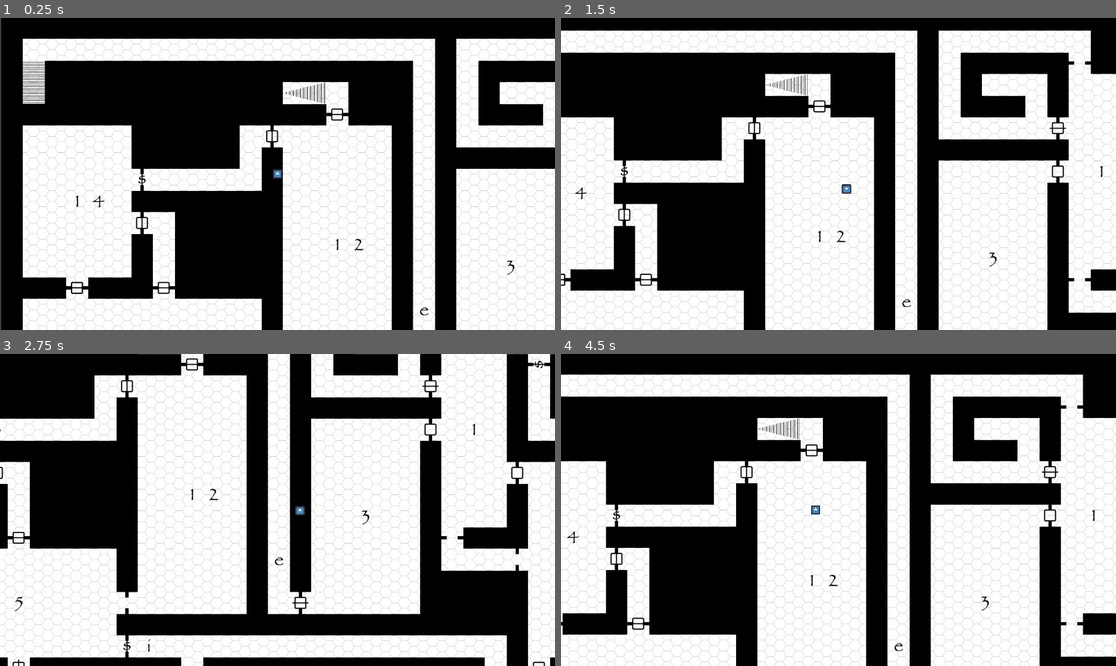
Above: before the commit, frames 1-4 (two rows, left to right).
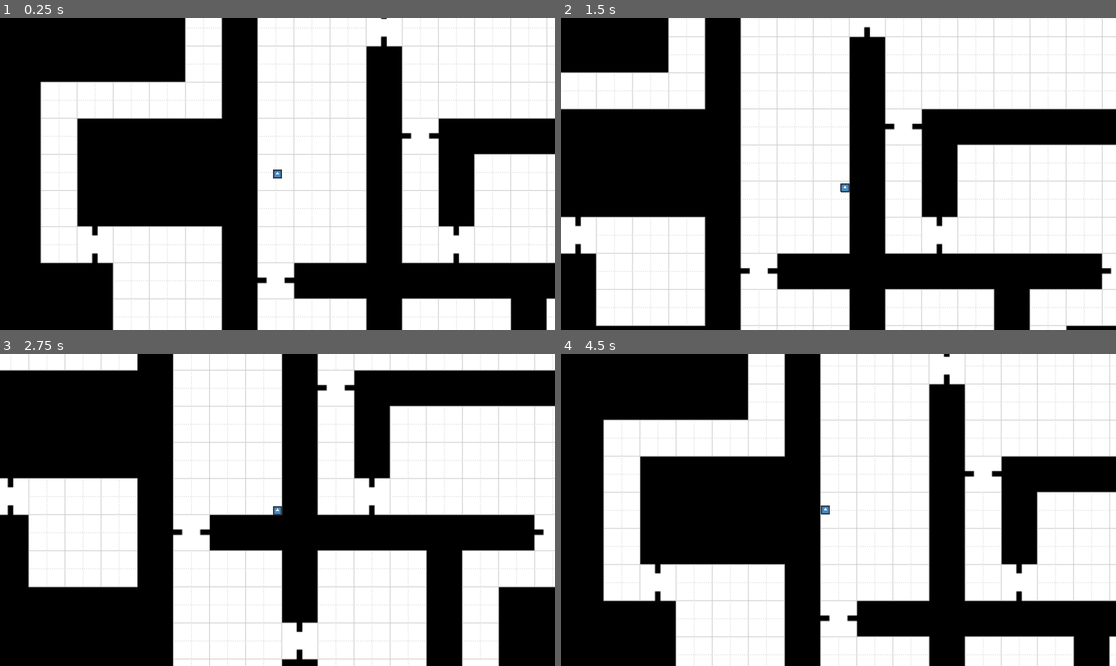
Above: after the commit, the same moments.

Repository: Lexxn0x3/Dungeons_and_Dragons
Game: Godot game, scene res://Main.tscn
Same seed, same stepped clock (60 frames per second), same inputs: the game is played once before the commit and once after it. The engine's default icon, where the game draws it, is replaced by a stand-in: a white triangle on a blue panel in a dark square.
Inputs:
- Up to frame 1 (0.25 s): no input
- Up to frame 2 (1.5 s): tap Enter at 0.5 s; hold Right (ui_right) 0.53-1.28 s; hold Down (ui_down) from 1.28 s (still down)
- Up to frame 3 (2.75 s): release Down (ui_down) at 2.03 s; hold Right (ui_right) from 2.03 s (still down)
- Up to frame 4 (4.5 s): release Right (ui_right) at 2.78 s; hold Up (ui_up) 2.78-3.53 s; hold Left (ui_left) from 3.53 s (still down)

The runs differ from the first frame. In frame 1, 51% of the frame differs, in the area x 0-100%, y 0-100%; in frame 2, 52%; in frame 3, 52%; in frame 4, 60%.

Commit message:
0.0.3

Diff:
--- a/Game GoDot/Main.tscn
+++ b/Game GoDot/Main.tscn
@@ -1,17 +1,19 @@
-[gd_scene load_steps=4 format=2]
+[gd_scene load_steps=5 format=2]
 
-[ext_resource path="res://Player.tscn" type="PackedScene" id=1]
+[ext_resource path="res://Maps/The Dark Pit of Gothmog of Udun/The Dark Pit of Gothmog of Udun.tscn" type="PackedScene" id=1]
 [ext_resource path="res://Maps/The Warrens of Tenebrous/The Warrens of Tenebrous.tscn" type="PackedScene" id=2]
 [ext_resource path="res://Main.gd" type="Script" id=3]
+[ext_resource path="res://Player/Player.tscn" type="PackedScene" id=4]
 
 [node name="Main" type="Node"]
 script = ExtResource( 3 )
 
-[node name="Player" parent="." instance=ExtResource( 1 )]
-z_index = 1
+[node name="Map" parent="." instance=ExtResource( 2 )]
+visible = false
 
-[node name="Node2D" parent="." instance=ExtResource( 2 )]
-position = Vector2( 719.01, 1606.21 )
-scale = Vector2( 1.5, 1.5 )
+[node name="Player2" parent="." instance=ExtResource( 4 )]
+position = Vector2( 962.488, 538.394 )
+z_index = 100
+speed = 400
 
-[node name="BlackScreen" type="Node2D" parent="."]
+[node name="The Dark Pit of Gothmog of Udun" parent="." instance=ExtResource( 1 )]
--- /dev/null
+++ b/Game GoDot/Maps/The Dark Pit of Gothmog of Udun/The Dark Pit of Gothmog of Udun.tscn
@@ -0,0 +1,85 @@
+[gd_scene load_steps=9 format=2]
+
+[ext_resource path="res://Maps/The Dark Pit of Gothmog of Udun/The Dark Pit of Gothmog of Udun 01 (player) (1).png" type="Texture" id=1]
+
+[sub_resource type="LargeTexture" id=1]
+
+[sub_resource type="RectangleShape2D" id=2]
+extents = Vector2( 127.757, 10 )
+
+[sub_resource type="RectangleShape2D" id=3]
+extents = Vector2( 342.228, 10 )
+
+[sub_resource type="RectangleShape2D" id=4]
+extents = Vector2( 667.237, 10 )
+
+[sub_resource type="RectangleShape2D" id=5]
+extents = Vector2( 55.9791, 10 )
+
+[sub_resource type="RectangleShape2D" id=6]
+extents = Vector2( 137.426, 10 )
+
+[sub_resource type="RectangleShape2D" id=7]
+extents = Vector2( 57.309, 10 )
+
+[node name="The Dark Pit of Gothmog of Udun" type="Sprite"]
+texture = SubResource( 1 )
+
+[node name="Map PNG" type="Sprite" parent="."]
+position = Vector2( 956.744, 533.067 )
+scale = Vector2( 2.5, 2.5 )
+texture = ExtResource( 1 )
+
+[node name="StaticBody2D" type="StaticBody2D" parent="."]
+
+[node name="CollisionShape2D" type="CollisionShape2D" parent="StaticBody2D"]
+position = Vector2( 1147.98, 857.21 )
+shape = SubResource( 2 )
+
+[node name="CollisionShape2D2" type="CollisionShape2D" parent="StaticBody2D"]
+position = Vector2( 968.025, -544.022 )
+shape = SubResource( 3 )
+
+[node name="CollisionShape2D6" type="CollisionShape2D" parent="StaticBody2D"]
+position = Vector2( 1611.08, -36.0367 )
+shape = SubResource( 3 )
+
+[node name="CollisionShape2D12" type="CollisionShape2D" parent="StaticBody2D"]
+position = Vector2( 1613.24, -146.119 )
+shape = SubResource( 3 )
+
+[node name="CollisionShape2D7" type="CollisionShape2D" parent="StaticBody2D"]
+position = Vector2( 1860.67, 351.559 )
+shape = SubResource( 3 )
+
+[node name="CollisionShape2D8" type="CollisionShape2D" parent="StaticBody2D"]
+position = Vector2( 885.09, 268.605 )
+rotation = 1.5708
+shape = SubResource( 4 )
+
+[node name="CollisionShape2D9" type="CollisionShape2D" parent="StaticBody2D"]
+position = Vector2( 1280.55, 763.924 )
+rotation = 1.5708
+shape = SubResource( 4 )
+
+[node name="CollisionShape2D10" type="CollisionShape2D" parent="StaticBody2D"]
+position = Vector2( 1280.55, -95.6987 )
+rotation = 1.5708
+shape = SubResource( 5 )
+
+[node name="CollisionShape2D11" type="CollisionShape2D" parent="StaticBody2D"]
+position = Vector2( 1276.23, -428.103 )
+rotation = 1.5708
+shape = SubResource( 6 )
+
+[node name="CollisionShape2D3" type="CollisionShape2D" parent="StaticBody2D"]
+position = Vector2( 827.725, -397.246 )
+shape = SubResource( 7 )
+
+[node name="CollisionShape2D4" type="CollisionShape2D" parent="StaticBody2D"]
+position = Vector2( 1321.03, -285.665 )
+shape = SubResource( 7 )
+
+[node name="CollisionShape2D5" type="CollisionShape2D" parent="StaticBody2D"]
+position = Vector2( 1326.9, 101.93 )
+shape = SubResource( 7 )
--- a/Game GoDot/Maps/The Warrens of Tenebrous/The Warrens of Tenebrous.tscn
+++ b/Game GoDot/Maps/The Warrens of Tenebrous/The Warrens of Tenebrous.tscn
@@ -3,31 +3,49 @@
 [ext_resource path="res://Maps/The Warrens of Tenebrous/The Warrens of Tenebrous Death 01.png" type="Texture" id=1]
 
 [sub_resource type="RectangleShape2D" id=1]
-extents = Vector2( 24.4364, 9.10339 )
+extents = Vector2( 100.076, 10 )
 
-[sub_resource type="Gradient" id=2]
-offsets = PoolRealArray( 0.011976, 0.556886, 1 )
-colors = PoolColorArray( 1, 0, 0, 1, 1, 0, 0, 1, 1, 0, 0, 1 )
+[sub_resource type="RectangleShape2D" id=2]
+extents = Vector2( 150.236, 10 )
 
-[sub_resource type="GradientTexture" id=3]
-gradient = SubResource( 2 )
+[sub_resource type="RectangleShape2D" id=3]
+extents = Vector2( 283.302, 10 )
 
-[node name="Node2D" type="Node2D"]
+[node name="The Warrens of Tenebrous Death 01" type="Node2D"]
 
-[node name="The Warrens of Tenebrous Death 01" type="Sprite" parent="."]
+[node name="The Warrens of Tenebrous Death 01 Map" type="Sprite" parent="."]
 position = Vector2( 647.412, 405.221 )
 texture = ExtResource( 1 )
 
-[node name="RigidBody2D" type="RigidBody2D" parent="."]
-gravity_scale = 0.0
+[node name="Collisions" type="StaticBody2D" parent="."]
+rotation = -0.136126
 
-[node name="CollisionShape2D" type="CollisionShape2D" parent="RigidBody2D"]
-position = Vector2( 246.262, 440.246 )
-scale = Vector2( 11.4, 1 )
+[node name="CollisionShape2D2" type="CollisionShape2D" parent="Collisions"]
+position = Vector2( 360.074, 495.421 )
+rotation = 0.136991
 shape = SubResource( 1 )
 
-[node name="Sprite" type="Sprite" parent="RigidBody2D"]
-position = Vector2( 248.371, 444.493 )
-scale = Vector2( -0.262824, 22.4981 )
-z_index = 3
-texture = SubResource( 3 )
+[node name="CollisionShape2D3" type="CollisionShape2D" parent="Collisions"]
+position = Vector2( 59.7858, 453.113 )
+rotation = 0.136991
+shape = SubResource( 2 )
+
+[node name="CollisionShape2D7" type="CollisionShape2D" parent="Collisions"]
+position = Vector2( 436.318, -69.8073 )
+rotation = 0.136991
+shape = SubResource( 1 )
+
+[node name="CollisionShape2D6" type="CollisionShape2D" parent="Collisions"]
+position = Vector2( 136.029, -112.116 )
+rotation = 0.136991
+shape = SubResource( 2 )
+
+[node name="CollisionShape2D4" type="CollisionShape2D" parent="Collisions"]
+position = Vector2( -59.7721, 155.864 )
+rotation = 1.70693
+shape = SubResource( 3 )
+
+[node name="CollisionShape2D5" type="CollisionShape2D" parent="Collisions"]
+position = Vector2( 505.456, 232.107 )
+rotation = 1.70693
+shape = SubResource( 3 )
--- a/Game GoDot/Player.tscn
+++ b/Game GoDot/Player.tscn
@@ -7,13 +7,14 @@
 
 export var speed = 400
 var screen_size
-var hit
+var hit = false
+var velocityTemp
 
 func _ready():
 	screen_size = get_viewport_rect().size
 
 
-func _process(delta):
+func _process(delta):                 #every Frame
 	var velocity = Vector2()  # The player's movement vector.
 	if Input.is_action_pressed(\"ui_right\"):
 		velocity.x += 1
@@ -26,13 +27,23 @@
 	if velocity.length() > 0:
 		velocity = velocity.normalized() * speed
 	if hit == false:
+		velocityTemp = velocity
 		position += velocity * delta
-		position.x = clamp(position.x, 0, screen_size.x)
-		position.y = clamp(position.y, 0, screen_size.y)
+	if hit == true:
+		if velocityTemp.y > 0:
+			position.y += velocity.y * delta * -1
+			if OS.is_debug_build(): print(velocity)
+
+
+
+func _on_Player_body_entered(body):            # is called if player hits an object
+	#position.x = 0
+	#position.y = 0
+	hit = true
+
+
+func _on_Player_body_exited(body):            # is called if player exits an object
 	hit = false
-
-func _on_Player_body_entered(body):
-	hit = true
 "
 
 [sub_resource type="SpriteFrames" id=2]
@@ -65,3 +76,4 @@
 current = true
 smoothing_enabled = true
 [connection signal="body_entered" from="." to="." method="_on_Player_body_entered"]
+[connection signal="body_exited" from="." to="." method="_on_Player_body_exited"]
--- /dev/null
+++ b/Game GoDot/Player/Player.gd
@@ -0,0 +1,18 @@
+extends KinematicBody2D
+
+# Player movement speed
+export var speed = 75
+
+func _physics_process(delta):
+	# Get player input
+	var direction: Vector2
+	direction.x = Input.get_action_strength("ui_right") - Input.get_action_strength("ui_left")
+	direction.y = Input.get_action_strength("ui_down") - Input.get_action_strength("ui_up")
+
+	# If input is digital, normalize it for diagonal movement
+	if abs(direction.x) == 1 and abs(direction.y) == 1:
+		direction = direction.normalized()
+
+	# Apply movement
+	var movement = speed * direction * delta
+	move_and_collide(movement)
--- /dev/null
+++ b/Game GoDot/Player/Player.tscn
@@ -0,0 +1,30 @@
+[gd_scene load_steps=5 format=2]
+
+[ext_resource path="res://icon.png" type="Texture" id=1]
+[ext_resource path="res://Player/Player.gd" type="Script" id=2]
+
+[sub_resource type="SpriteFrames" id=1]
+animations = [ {
+"frames": [ ExtResource( 1 ) ],
+"loop": true,
+"name": "default",
+"speed": 5.0
+} ]
+
+[sub_resource type="RectangleShape2D" id=2]
+extents = Vector2( 16.0566, 15.8949 )
+
+[node name="Player" type="KinematicBody2D"]
+script = ExtResource( 2 )
+
+[node name="AnimatedSprite" type="AnimatedSprite" parent="."]
+position = Vector2( -0.150009, 0.268127 )
+scale = Vector2( 0.498795, 0.498795 )
+frames = SubResource( 1 )
+
+[node name="Camera2D" type="Camera2D" parent="."]
+current = true
+smoothing_enabled = true
+
+[node name="CollisionShape2D" type="CollisionShape2D" parent="."]
+shape = SubResource( 2 )
Not shown, added: Game GoDot/Maps/MapGenerator.txt
Binary file added: Game GoDot/Maps/The Dark Pit of Gothmog of Udun/The Dark Pit of Gothmog of Udun 01 (player) (1).png
Not shown, added: Game GoDot/Maps/The Dark Pit of Gothmog of Udun/The Dark Pit of Gothmog of Udun 01 (player) (1).png.import
Binary file added: Game GoDot/Maps/The Dark Pit of Gothmog of Udun/The Dark Pit of Gothmog of Udun 01 (print) (1).png
Not shown, added: Game GoDot/Maps/The Dark Pit of Gothmog of Udun/The Dark Pit of Gothmog of Udun 01 (print) (1).png.import
Not shown, added: Game GoDot/export_presets.cfg
Not shown, added: Game GoDot/Maps/The Dark Pit of Gothmog of Udun/Description.rtf
